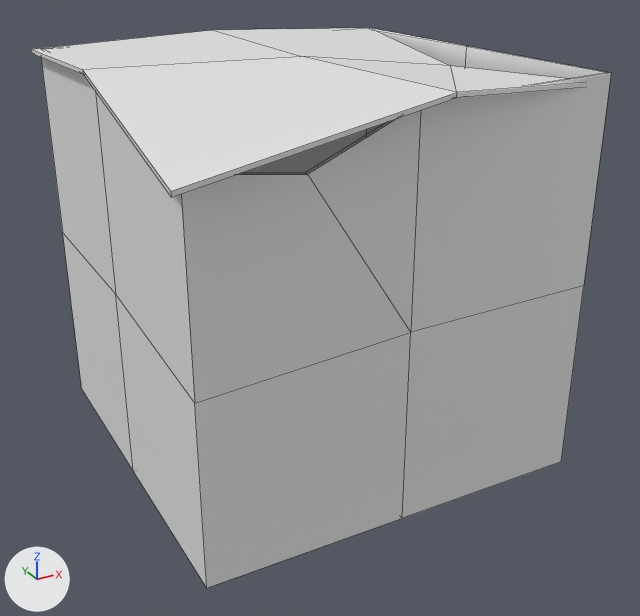
The FBX model Cor Umbra 2.0/Assets/_Dev/Jow/Objects/FBX_01/Props/SM_PROP_CARBOARD_BOX_03.fbx, before and after one commit.
Before and after are seen from a 50 mm lens placed at (-0.485, -0.956, 0.628), pointed at (-0.006, -0.085, 0.193). The lights are fixed; the arrows at lower left show +X, +Y and +Z. The older version comes first. Mesh edges are drawn as thin lines. Materials are left out; every surface is plain grey. Where no turn or scale is listed for an object, it has been applied to the vertices.

Names of what the first picture shows: 'SM_PROP_CARBOARD_BOX_03'.
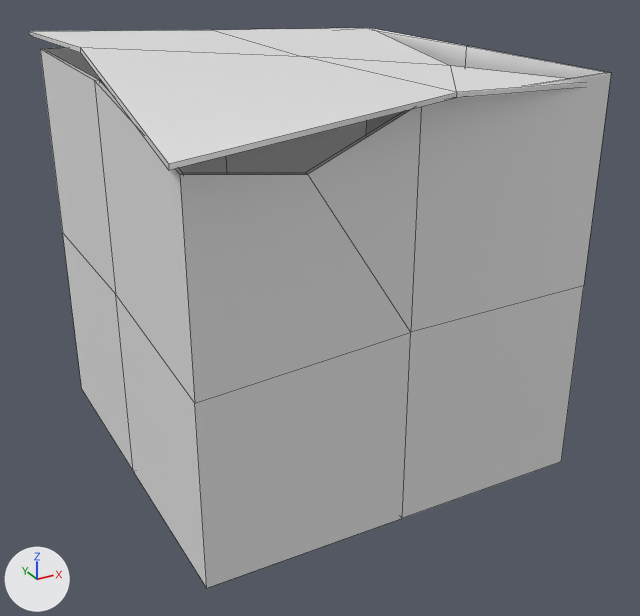
The newer file is also turned or shifted as a whole; pictures and numbers use the older file's frame.

Scene script edits in JSON lines:
```json
{"block": "me_cube_004", "where": "# used by ob_sm_prop_carboard_box_03; location = (0.0, -0.03, 0.0)"}
{"block": "me_cube_004", "where": "# before: 25 (-0.267, -0.291, 0.436) at pixel (170, 191), 26 (-0.251, 0.24, 0.48) at pixel (31, 49), 31 (-0.251, 0.0, 0.488) at pixel (82, 69), 59 (-0.266, -0.291, 0.431) at pixel (171, 197), 60 (-0.251, 0.24, 0.475) at pixel (31, 53)"}
{"block": "me_cube_004", "where": "# before: 65 (-0.251, 0.0, 0.483) at pixel (83, 74)"}
{"op": "remove", "block": "me_cube_004", "code": "me_cube_004.from_pydata(...)  # 68 vertices, 69 faces; spans x -0.267..0.24, y -0.291..0.252, z 0.0..0.489"}
{"op": "add", "block": "me_cube_004", "code": "me_cube_004.from_pydata(...)  # 68 vertices, 69 faces; spans x -0.267..0.24, y -0.291..0.252, z 0.0..0.509"}
{"block": "me_cube_004", "change": "me_cube_004 part 1"}
{"op": "add", "block": "me_cube_004", "code": "for i in [25, 26, 31, 59, 60, 65]: me_cube_004.vertices[i].co += Vector((0.0, 0.0, 0.022))"}
```

Location of each change, [x1, y1, x2, y2] in pixels of the pictures (640 x 616 px; the box of a moved part takes in the faces that stretch with it):
```json
{"object": "SM_PROP_CARBOARD_BOX_03", "change": "reshaped", "before": [31, 28, 611, 588], "after": [29, 28, 611, 588]}
{"part": 1, "of": "me_cube_004", "change": "moved or reshaped", "before": [31, 30, 457, 197], "after": [29, 30, 457, 170]}
```
